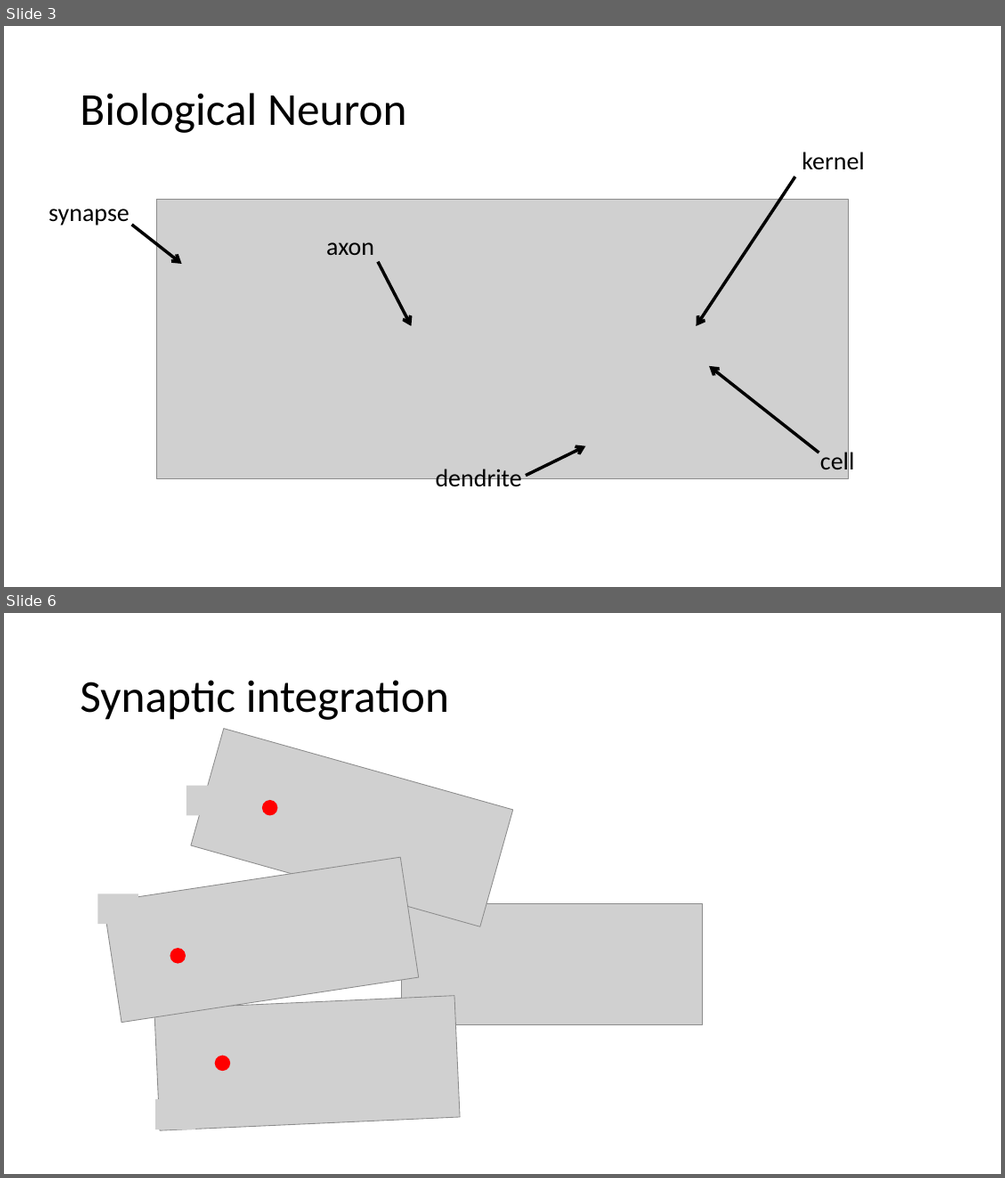
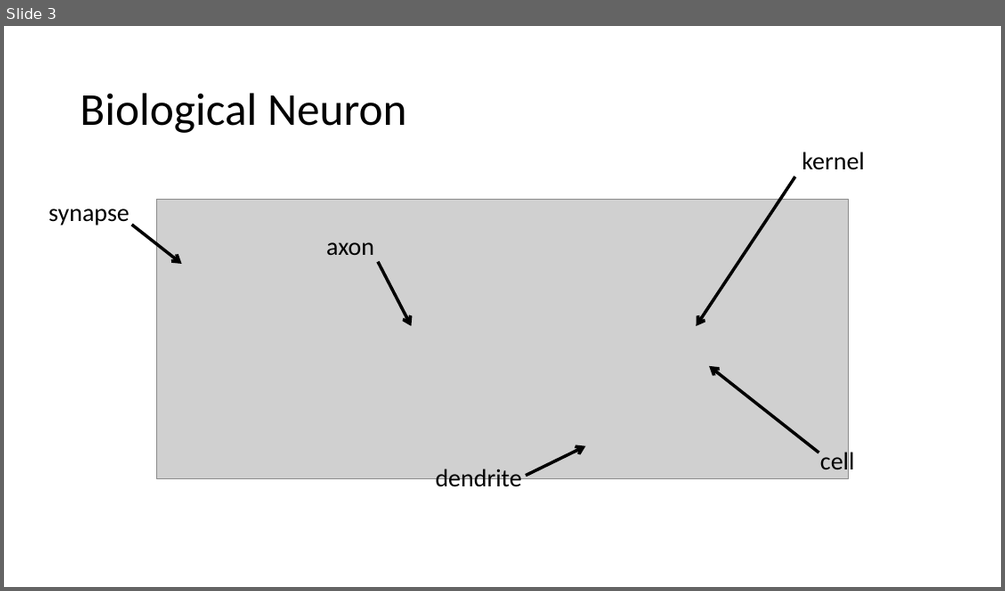
Before and after one commit to PRF-Development/DataAnalysisExtras, a slide deck: FromBiologyToComputers.pptx. Shown one above the other, each under a label of ours: slides 3 and 6 before the commit, slide 3 after it; the slides between them are not shown. The pictures are 1005x1178 and 1005x591 pixels, drawn with LibreOffice and Linux fonts; fonts in the diff are those of the drawing; grey boxes stand for pictures. Boxes give left, top, right and bottom in pixels: in the first picture for what was removed or moved away, otherwise in the second. Text is boxed around its words. In the diff, an @@ line names an element or a change of style, - is before the commit and + after.

```diff
--- a/FromBiologyToComputers.pptx
+++ b/FromBiologyToComputers.pptx
@@ slide 6 removed at [4,613,1001,1174], background #FFFFFF @@
@@ title removed at [80,680,449,720] @@
-Synaptic integration
@@ picture removed at [186,785,226,815] @@
@@ ellipse removed at [262,800,278,816] @@
@@ group removed at [104,729,703,1130]: 4 pictures @@
@@ picture removed at [98,893,138,924] @@
@@ picture removed at [513,920,554,950] @@
@@ ellipse removed at [170,948,186,964] @@
@@ ellipse removed at [215,1055,231,1070] @@
@@ picture removed at [155,1099,195,1129] @@
```
Also in this commit, not shown: 3 other slides removed.
